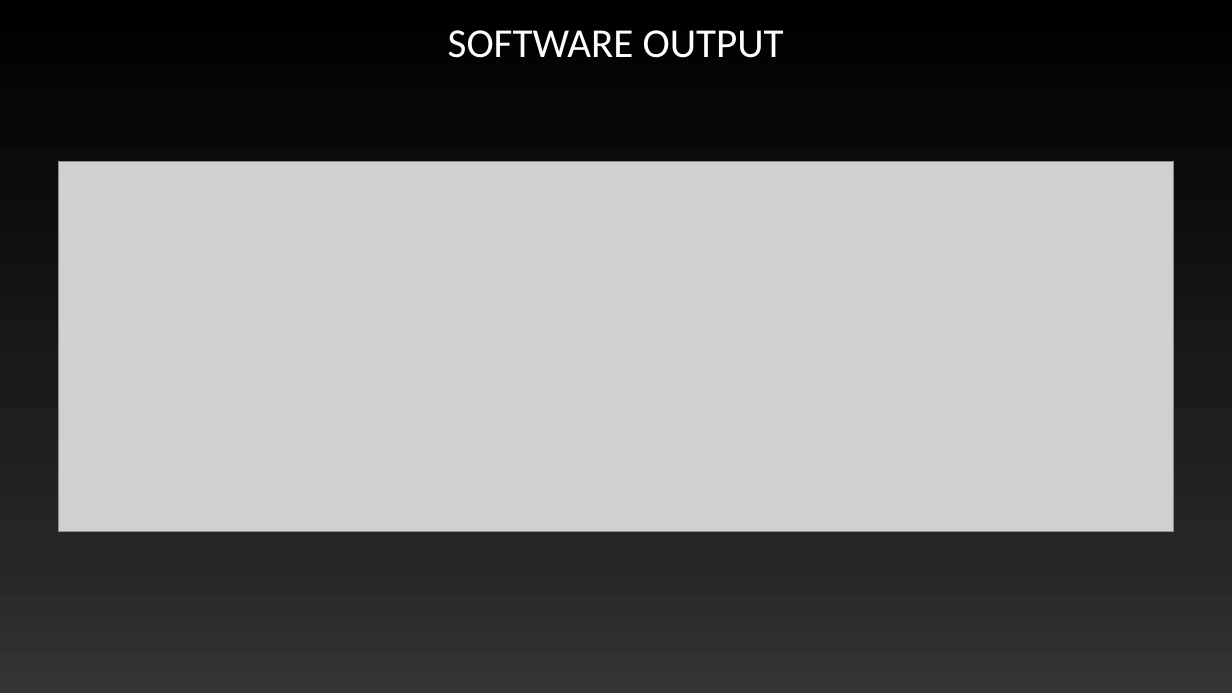
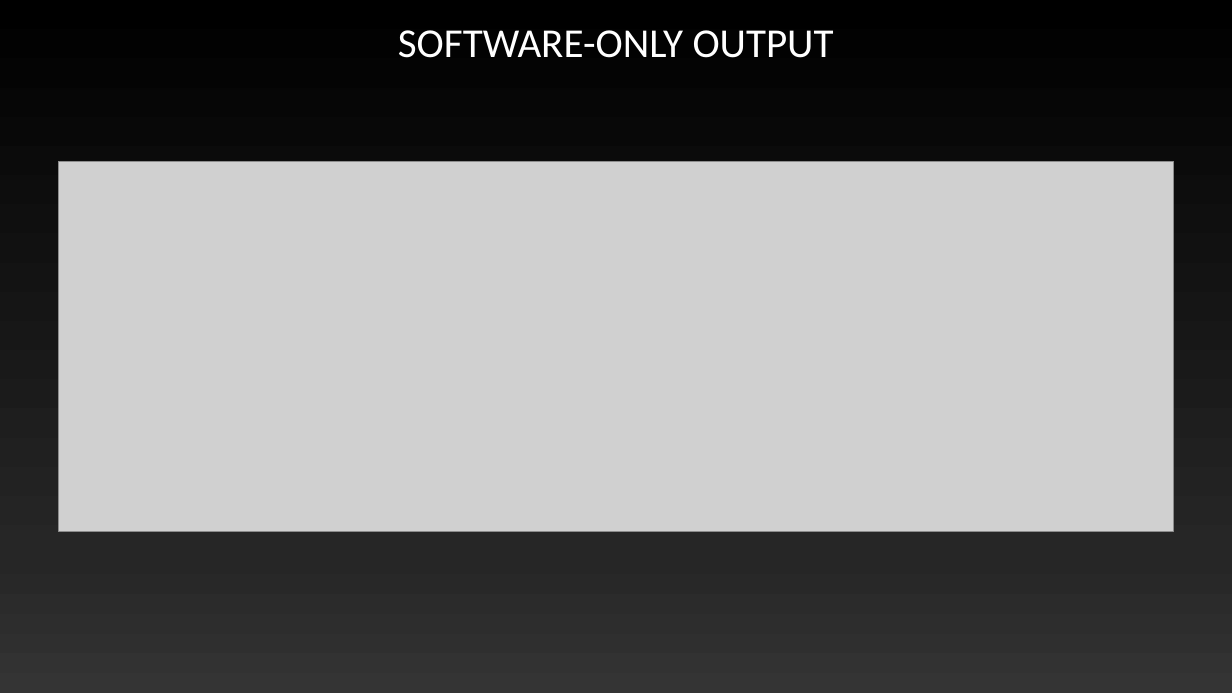
Before and after one commit to Maximus32/Reconfig-Canny, a slide deck: slide 8 of Deliverables/Canny edge detection – fpga speedup.pptx (slide 9 before the commit). Drawn at 1232x693 pixels with LibreOffice and Linux fonts; fonts in the diff are those of the drawing; grey boxes stand for pictures. Boxes give left, top, right and bottom in pixels: in the first picture for what was removed or moved away, otherwise in the second. Text is boxed around its words. In the diff, an @@ line names an element or a change of style, - is before the commit and + after.

```diff
--- a/Deliverables/Canny edge detection – fpga speedup.pptx
+++ b/Deliverables/Canny edge detection – fpga speedup.pptx
@@ title at (x1=398, y1=30, x2=834, y2=58): text changed @@
-SOFTWARE OUTPUT
+SOFTWARE-ONLY OUTPUT
```
Also in this commit, not shown: 3 other slides changed, 1 slide added, 3 slides removed.
